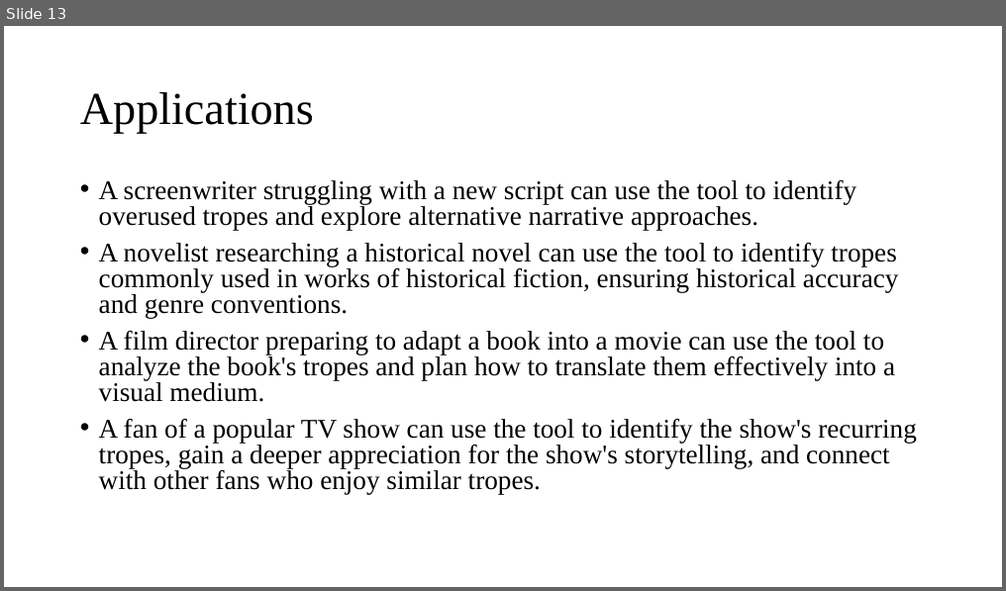
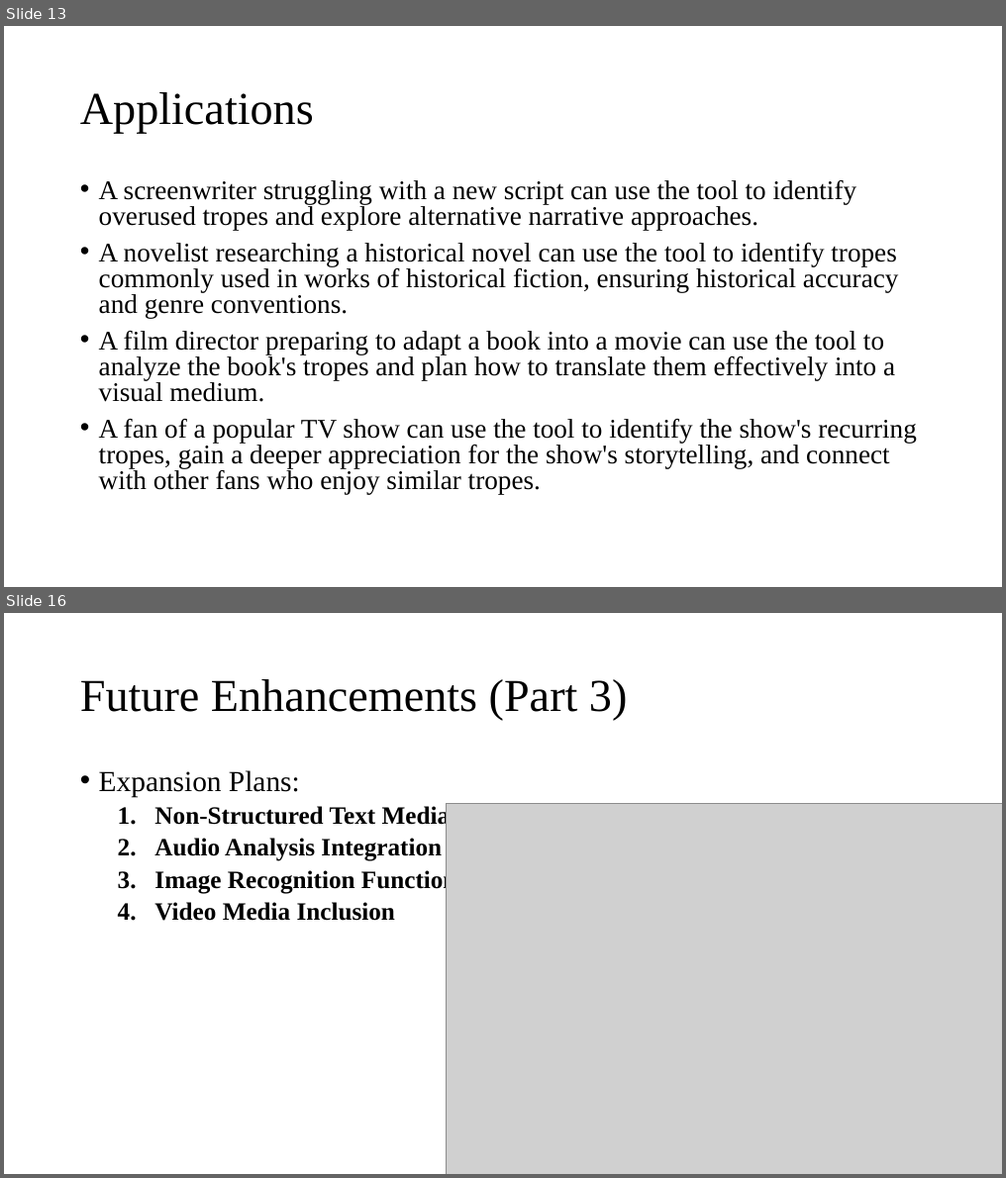
Before and after one commit to ivanchanzhengyang/Media-Trope-Scanner, a slide deck: Unveiling Tropes.pptx. Shown one above the other, each under a label of ours: slide 13 before the commit, slides 13 and 16 after it; the slides between them are not shown. The pictures are 1006x591 and 1006x1178 pixels, drawn with LibreOffice and Linux fonts; fonts in the diff are those of the drawing; grey boxes stand for pictures; background and template pictures are left out. Boxes give left, top, right and bottom in pixels: in the first picture for what was removed or moved away, otherwise in the second. Text is boxed around its words. In the diff, an @@ line names an element or a change of style, - is before the commit and + after.

```diff
--- a/Unveiling Tropes.pptx
+++ b/Unveiling Tropes.pptx
@@ slide 16 added at <box>4,613,1002,1174</box>, background #FFFFFF @@
@@ title added at <box>80,679,627,721</box>, 44 pt, text #000000 @@
+Future Enhancements (Part 3)
@@ text added at <box>99,770,543,921</box>, 24 pt, text #000000, bold @@
+• Expansion Plans:
+  1. Non-Structured Text Media Support
+  2. Audio Analysis Integration
+  3. Image Recognition Functionality
+  4. Video Media Inclusion
@@ picture added at <box>446,804,1002,1174</box> @@
```
Also in this commit, not shown: 3 slides changed, 3 other slides added, 2 slides removed, 47 other files.
